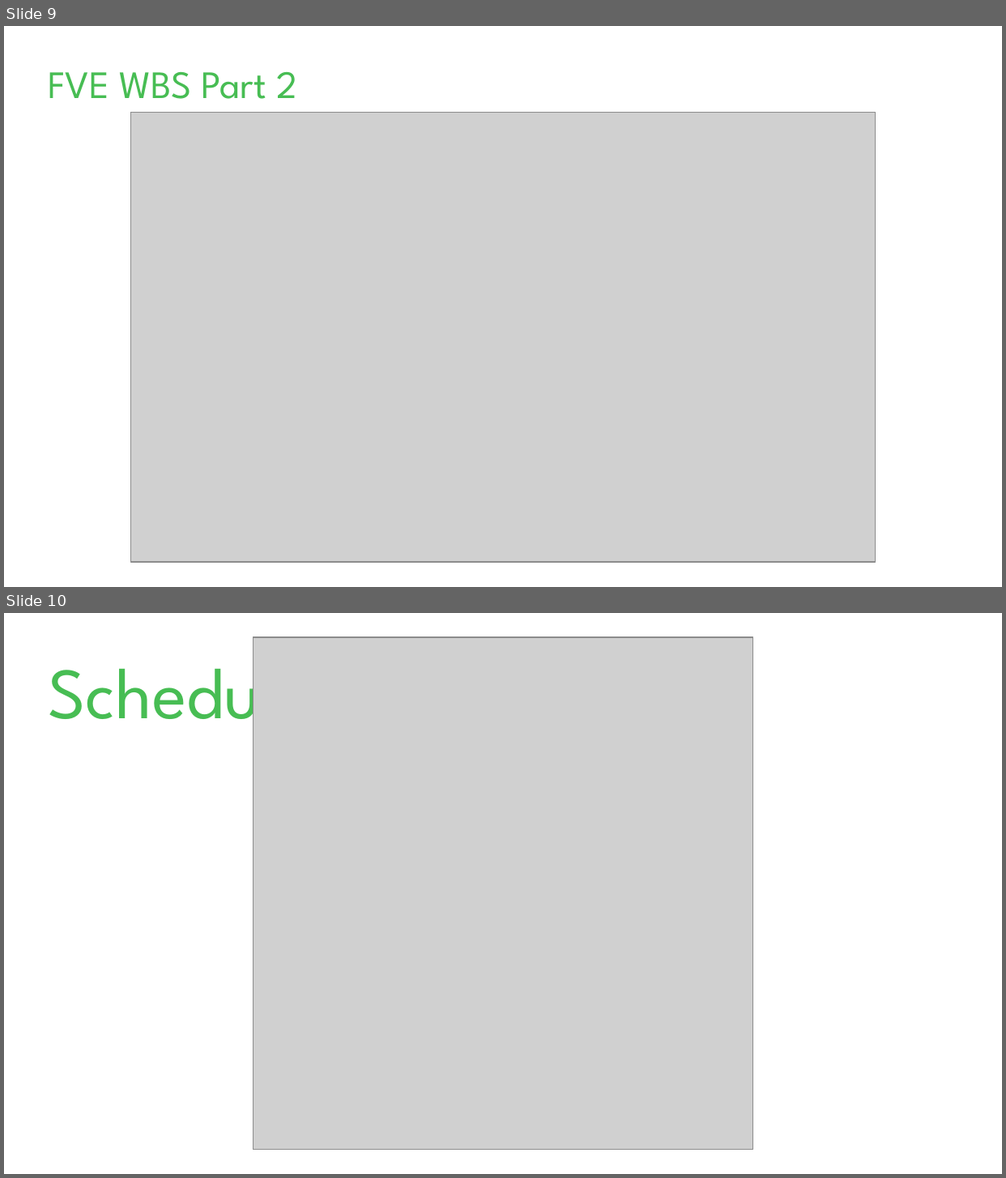
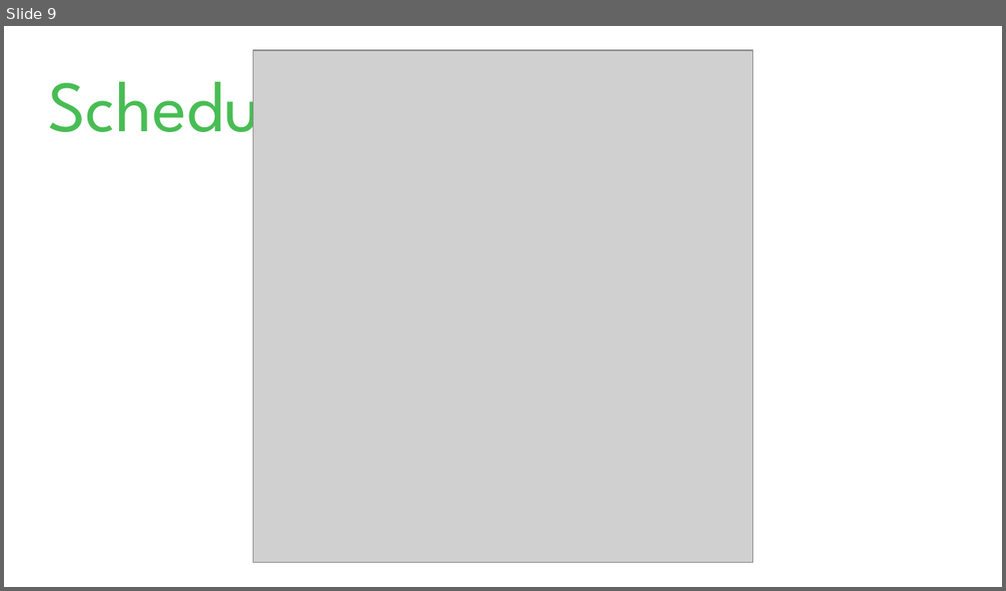
Before and after one commit to MRSD2018/GroundsBot, a slide deck: documentation/presentations/sys_eng/Systems Eng Presentation 2.pptx. Shown one above the other, each under a label of ours: slides 9 and 10 before the commit, slide 9 after it. The pictures are 1006x1178 and 1006x591 pixels, drawn with LibreOffice and Linux fonts; fonts in the diff are those of the drawing; grey boxes stand for pictures. Boxes give left, top, right and bottom in pixels: in the first picture for what was removed or moved away, otherwise in the second. Text is boxed around its words. In the diff, an @@ line names an element or a change of style, - is before the commit and + after.

```diff
--- a/documentation/presentations/sys_eng/Systems Eng Presentation 2.pptx
+++ b/documentation/presentations/sys_eng/Systems Eng Presentation 2.pptx
@@ slide 9 removed at (x1=4, y1=26, x2=1002, y2=587), background #FFFFFF @@
@@ title removed at (x1=48, y1=72, x2=297, y2=99) @@
-FVE WBS Part 2
@@ picture removed at (x1=130, y1=112, x2=876, y2=562) @@
@@ what was slide 10 is now slide 9 @@
```
Also in this commit, not shown: 2 slides changed.
